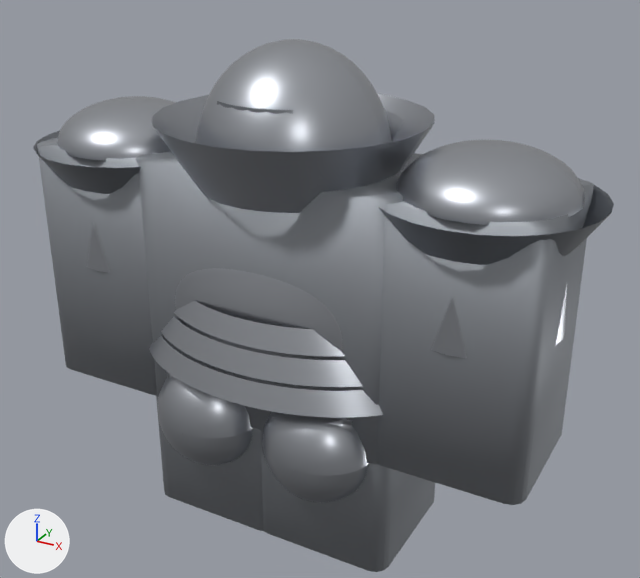
Before and after pictures for a commit that changed the glTF model armor_r6/export/gltf/european.glb.
One viewpoint serves both versions: a 50 mm camera at (3.25, -5.52, 5.78) aimed at (0.16, 0.1, 2.98). The lights are fixed; the arrows at lower left show +X, +Y and +Z. The picture after the commit comes second. Vertices at exactly the same position are counted once.

The first picture shows 'Armor'.
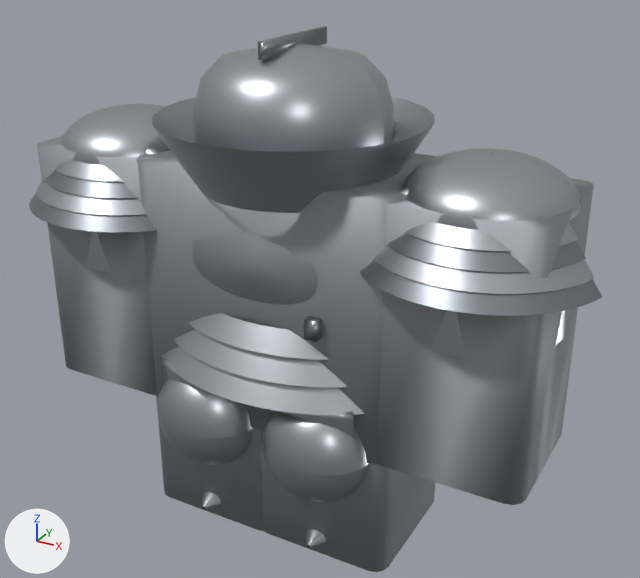
Location of each change, (x1, y1, x2, y2) in pixels of the pictures (640 x 578 px; the box of a moved part takes in the faces that stretch with it):
'Armor', reshaped: before (33, 39, 614, 572); after (29, 26, 602, 572)
part 1 of me_armor_european_glb, added: after (304, 316, 322, 342)
part 2 of me_armor_european_glb, moved or reshaped (not visible afterwards): before (174, 301, 344, 356)
part 3 of me_armor_european_glb, moved or reshaped (mostly hidden before): before (293, 420, 352, 471); after (270, 410, 354, 439)
part 4 of me_armor_european_glb, moved or reshaped: before (397, 140, 585, 225); after (402, 148, 581, 229)
part 5 of me_armor_european_glb, moved or reshaped (mostly hidden): before (166, 371, 177, 379); after (162, 358, 238, 404)
part 6 of me_armor_european_glb, moved or reshaped: before (57, 96, 176, 161); after (61, 104, 170, 165)
part 7 of me_armor_european_glb, added: after (258, 26, 327, 61)
part 8 of me_armor_european_glb, moved or reshaped (not visible afterwards): before (217, 101, 293, 114)
part 9 of me_armor_european_glb, rebuilt: before (196, 39, 392, 152); after (193, 43, 394, 152)
part 10 of me_armor_european_glb, rebuilt: before (161, 317, 362, 387); after (173, 330, 347, 388)
part 11 of me_armor_european_glb, rebuilt: before (149, 336, 383, 418); after (161, 346, 365, 415)
part 12 of me_armor_european_glb, rebuilt (not visible before): after (202, 492, 221, 509)
part 13 of me_armor_european_glb, rebuilt (not visible before): after (306, 529, 326, 547)
part 14 of me_armor_european_glb, reshaped: before (33, 130, 614, 360); after (29, 160, 602, 360)

Diff of the bpy script that builds the scene:
```diff
--- a/armor_r6/export/gltf/european.glb.py
+++ b/armor_r6/export/gltf/european.glb.py
@@ me_armor_european_glb @@
-me_armor_european_glb.from_pydata(...)  # 6465 vertices, 11368 faces; spans x -2.3..2.3, y -1.02..1.02, z 0.01..3.88
+me_armor_european_glb.from_pydata(...)  # 9568 vertices, 16848 faces; spans x -2.36..2.36, y -1.02..1.02, z 0.0..3.92
+# me_armor_european_glb part 1: a new loose piece, a box spanning x 0.46..0.56, y -0.68..-0.6, z 1.95..2.1, in mat_steel_dark (grey #90959b)
+# me_armor_european_glb part 2: the loose piece of 50 vertices spanning x -0.97..0.97, y -0.81..-0.37, z 1.85..2.02 is scaled about its middle by (-0.972, -1.01, 0.824), then moved by (0.0, 1.17, -0.25)
+# me_armor_european_glb part 3: the loose piece of 216 vertices spanning x 0.17..0.83, y -0.75..-0.55, z 0.8..1.35 is scaled about its middle by (1.06, 0.978, 1.09), then moved by (0.0, -0.03, 0.08)
+# me_armor_european_glb part 4: the loose piece of 299 vertices spanning x 0.88..2.12, y -0.61..0.61, z 2.98..3.32 is scaled about its middle by (0.968, 0.968, 0.941), then moved by (0.0, 0.0, -0.05)
+# me_armor_european_glb part 5: the loose piece of 216 vertices spanning x -0.83..-0.17, y -0.75..-0.55, z 0.8..1.35 is scaled about its middle by (1.06, 0.978, 1.09), then moved by (0.0, -0.03, 0.08)
+# me_armor_european_glb part 6: the loose piece of 299 vertices spanning x -2.12..-0.88, y -0.61..0.61, z 2.98..3.32 is scaled about its middle by (0.968, 0.968, 0.941), then moved by (0.0, 0.0, -0.05)
+# me_armor_european_glb part 7: a new loose piece, a box spanning x -0.022..0.022, y -0.42..0.46, z 3.8..3.92, in mat_steel_dark (grey #90959b)
+# me_armor_european_glb part 8: the loose piece of 58 vertices spanning x -0.32..0.32, y -0.64..-0.52, z 3.34..3.52 is multiplied about its middle by the matrix ((0.951, 0.0, 0.0), (0.0, 0.951, -0.095), (0.0, 0.0, 0.667)), then moved by (0.0, 0.03, 0.03)
+# me_armor_european_glb part 9: the loose piece of 377 vertices spanning x -0.72..0.72, y -0.72..0.72, z 3.06..3.88 is rebuilt with 174 vertices and now spans x -0.72..0.72, y -0.72..0.72, z 3.06..3.86
+# me_armor_european_glb part 10: the loose piece of 50 vertices spanning x -1.06..1.06, y -0.88..-0.4, z 1.65..1.82 is rebuilt with 50 vertices and now spans x -0.97..0.97, y -0.83..-0.36, z 1.61..1.77
+# me_armor_european_glb part 11: the loose piece of 50 vertices spanning x -1.14..1.14, y -0.95..-0.44, z 1.45..1.62 is rebuilt with 50 vertices and now spans x -1.06..1.06, y -0.9..-0.39, z 1.43..1.59
+# me_armor_european_glb part 12: the loose piece of 34 vertices spanning x -0.68..-0.32, y -0.4..0.2, z 0.01..0.31 is rebuilt with 108 vertices and now spans x -0.71..-0.29, y -0.7..-0.08, z 0.0..0.32
+# me_armor_european_glb part 13: the loose piece of 34 vertices spanning x 0.32..0.68, y -0.4..0.2, z 0.01..0.31 is rebuilt with 108 vertices and now spans x 0.29..0.71, y -0.7..-0.08, z 0.0..0.32
+# me_armor_european_glb part 14: 2 vertices moved within x -0.17..0.17, y 0.51, z 2.21; 2222 vertices removed from x -2.3..2.3, y -0.8..0.84, z 0.05..2.98; 5066 vertices added at x -2.36..2.36, y -0.89..0.58, z 0.05..2.94
+# other edits to the shape of me_armor_european_glb do not show in these pictures
 me_armor_european_glb.materials.append(mat_mail)
@@ me_armor_european_glb @@
 me_armor_european_glb.materials.append(mat_steel_dark)
-me_armor_european_glb.materials.append(mat_steel_light)  # light grey #cbced4
```
